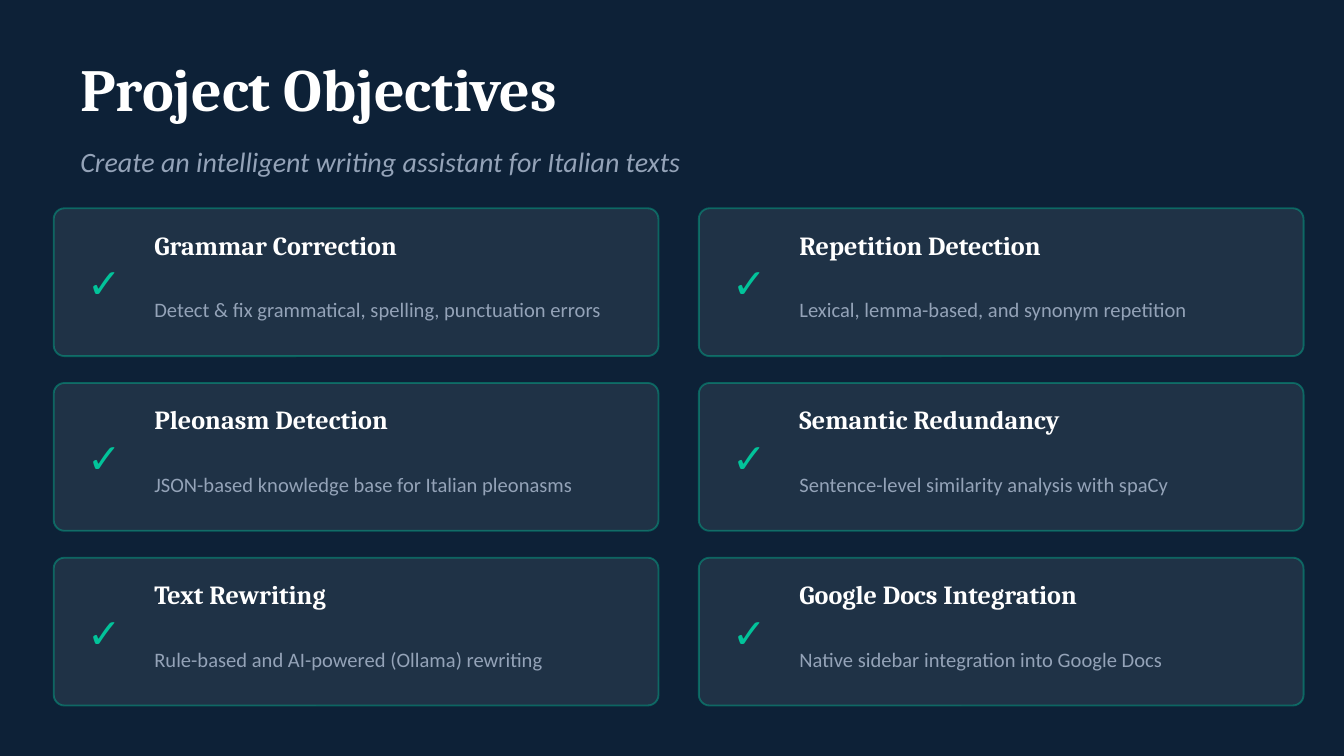
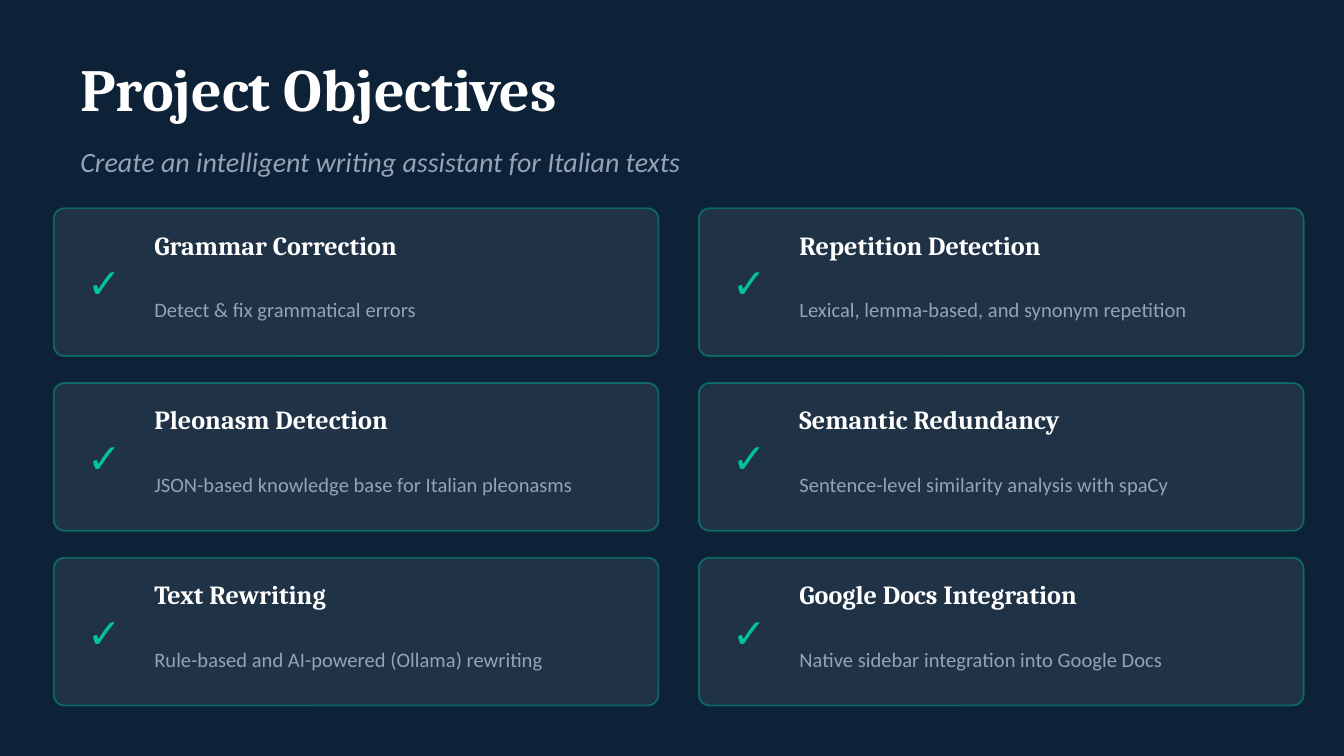
Before and after one commit to EmanuelaIbra/text-quality-analyzer, a slide deck: slide 3 of docs/drs/Italian_Text_Analyzer_Presentation.pptx. Drawn at 1344x756 pixels with LibreOffice and Linux fonts; fonts in the diff are those of the drawing. Boxes give left, top, right and bottom in pixels: in the first picture for what was removed or moved away, otherwise in the second. Text is boxed around its words. In the diff, an @@ line names an element or a change of style, - is before the commit and + after.

```diff
--- a/docs/drs/Italian_Text_Analyzer_Presentation.pptx
+++ b/docs/drs/Italian_Text_Analyzer_Presentation.pptx
@@ text at (154,303,416,321): text changed @@
-Detect & fix grammatical, spelling, punctuation errors
+Detect & fix grammatical errors
```
Also in this commit, not shown: 5 other slides changed, 1 slide removed, 16 other files.
